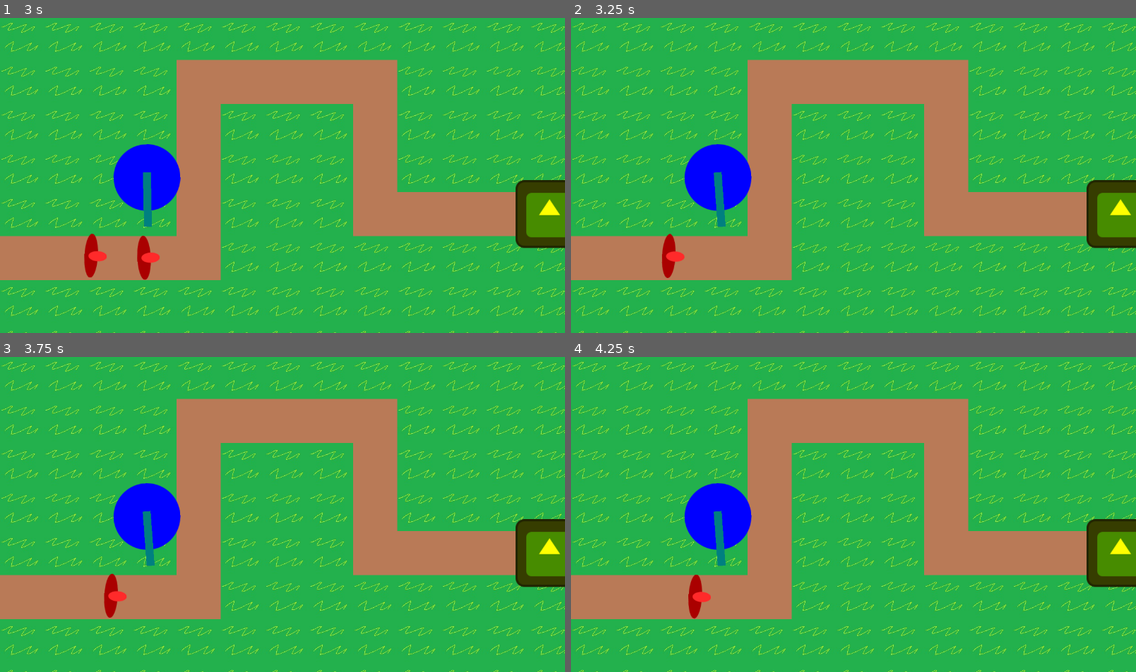
Above: before the commit, frames 1-4 (two rows, left to right).
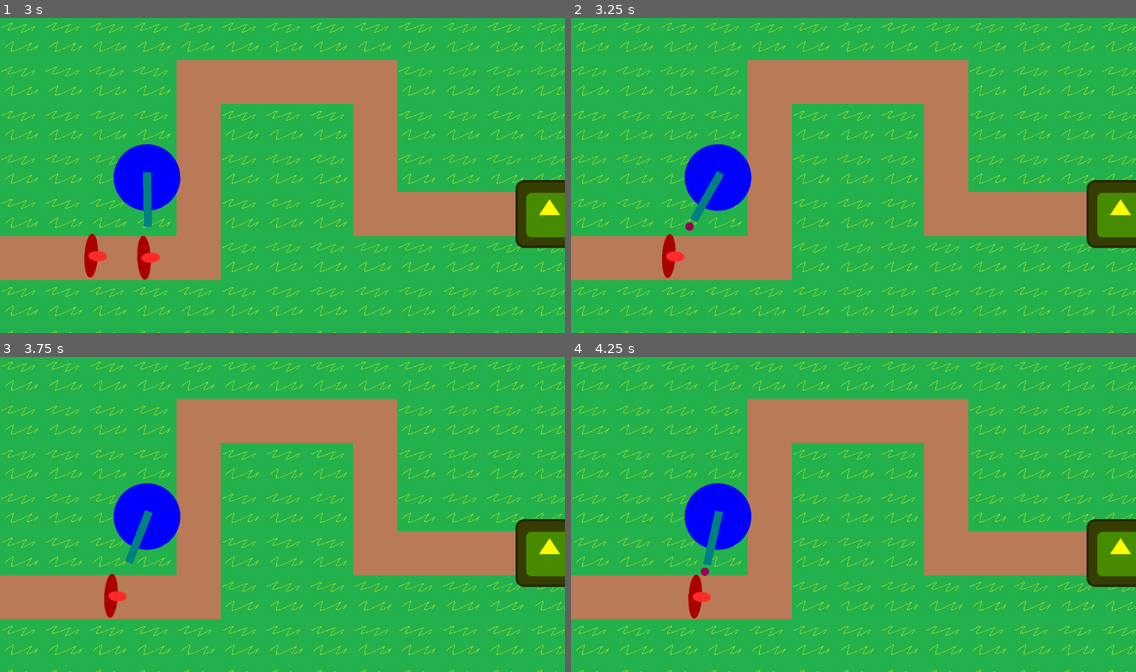
Above: after the commit, the same moments.

Repository: Machalord/Colors-Dimension-TD
Game: Godot game, scene res://Scenes/game.tscn
Same seed, same stepped clock (60 frames per second), same inputs: the game is played once before the commit and once after it. The project has no main scene, so this scene is started directly. The engine's default icon, where the game draws it, is replaced by a stand-in: a white triangle on a blue panel in a dark square.
Inputs:
- Up to frame 1 (3 s): no input
- Up to frame 2 (3.25 s): no input
- Up to frame 3 (3.75 s): no input
- Up to frame 4 (4.25 s): no input

Frame 1 is identical in both runs. In frame 2, 0.4% of the frame differs, in the area x 20-32%, y 40-68%; in frame 3, 0.4%; in frame 4, 0.4%.

Commit message:
TargetSelection updated

Diff:
--- a/Scripts/Turret.gd
+++ b/Scripts/Turret.gd
@@ -16,8 +16,10 @@
 func _process(delta: float) -> void:
 
 
-	if currentTarget:
+	if is_instance_valid(currentTarget):
 		look_at(currentTarget.global_position)
+	else:
+		SelectNewTarget()
 
 	pass
 
@@ -63,6 +65,14 @@
 
 func SelectNewTarget()->void:
 
+
+	var i=targetsOnRange.size()-1
+
+	while i>=0:
+		if not is_instance_valid(targetsOnRange[i]):
+				targetsOnRange.remove_at(i)
+		i-=1
+
 	if targetsOnRange.is_empty():
 		currentTarget=null
 		return
